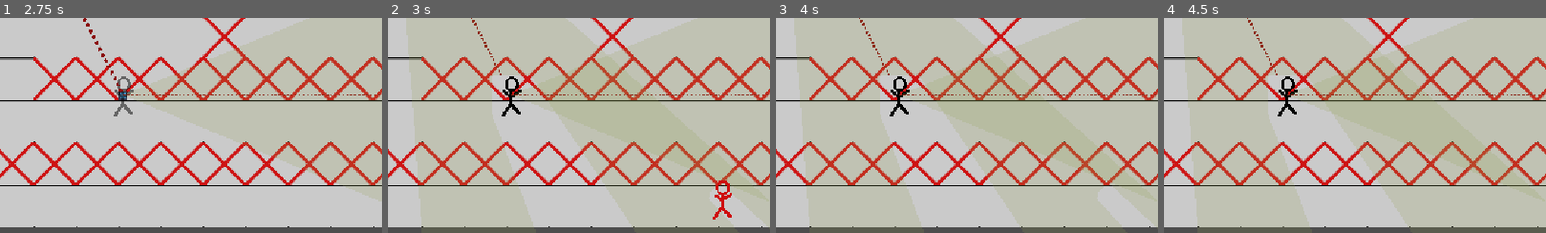
Above: before the commit, frames 1-4 (left to right).
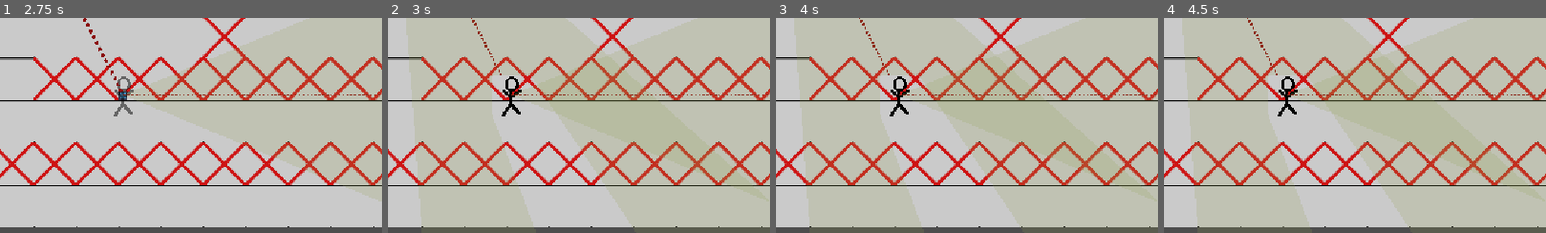
Above: after the commit, the same moments.

Repository: NevenIlincic/Tactical_Move
Game: Godot game, scene res://Scenes/Test_Scene.tscn
Same seed, same stepped clock (60 frames per second), same inputs: the game is played once before the commit and once after it. The engine's default icon, where the game draws it, is replaced by a stand-in: a white triangle on a blue panel in a dark square.
Inputs (mouse positions are % of the whole screen's width and height, from its top left):
- Up to frame 1 (2.75 s): tap Enter at 0.5 s; move the mouse to (78, 95) at 0.52 s; press the mouse at (78, 95) at 0.53 s; tap W (reset_look_at_path) at 1.25 s; move the mouse to (8, 14) at 1.27 s; release the mouse at (8, 14) at 1.28 s; tap Space (move_confirm) at 1.35 s; click (8, 14) at 1.42 s; tap Q (reset_path) at 2 s; move the mouse to (23, 68) at 2.02 s; right-click (23, 68) at 2.1 s; click (23, 68) at 2.17 s
- Up to frame 2 (3 s): tap Space (move_confirm) at 2.75 s; move the mouse to (45, 70) at 2.77 s; click (45, 70) at 2.85 s
- Up to frame 3 (4 s): tap W (reset_look_at_path) at 3.5 s; move the mouse to (80, 65) at 3.52 s; tap Space (move_confirm) at 3.6 s; click (80, 65) at 3.67 s
- Up to frame 4 (4.5 s): move the mouse to (20, 35) at 4.27 s; right-click (20, 35) at 4.35 s; click (20, 35) at 4.42 s
The pictures show only the part of the screen within x 7-57%, y 50-100%; the shares and areas given below are measured in that part.

Frame 1 is identical in both runs. In frame 2, 0.3% of the frame differs, in the area x 85-98%, y 75-98%; in frame 3, less than 0.1%; in frame 4, nothing differs.

Commit message:
[FIX] Player not switch to enemy

Diff:
--- a/Resources/Player_Stats/Regular_Soldier_Stats.tres
+++ b/Resources/Player_Stats/Regular_Soldier_Stats.tres
@@ -10,7 +10,7 @@
 
 [sub_resource type="Resource" id="Resource_42oyf"]
 script = ExtResource("1_sf78t")
-base_value = 0.5
+base_value = 0.4
 metadata/_custom_type_script = "uid://bencr8mnns7ut"
 
 [sub_resource type="Resource" id="Resource_xq73l"]
--- a/Resources/Weapon_Stats/Pistol_Stats.tres
+++ b/Resources/Weapon_Stats/Pistol_Stats.tres
@@ -5,7 +5,7 @@
 
 [sub_resource type="Resource" id="Resource_mykrp"]
 script = ExtResource("1_eih0w")
-base_value = 3.0
+base_value = 10.0
 metadata/_custom_type_script = "uid://bencr8mnns7ut"
 
 [sub_resource type="Resource" id="Resource_sr62i"]
@@ -24,7 +24,7 @@
 
 [sub_resource type="Resource" id="Resource_eih0w"]
 script = ExtResource("1_eih0w")
-base_value = 3.0
+base_value = 10.0
 metadata/_custom_type_script = "uid://bencr8mnns7ut"
 
 [resource]
--- a/Scenes/Test_Scene.tscn
+++ b/Scenes/Test_Scene.tscn
@@ -87,7 +87,7 @@
 
 [node name="Player" parent="." unique_id=1108589071 instance=ExtResource("4_10mtb")]
 position = Vector2(902, 615)
-current_engagement_rule = 4
+current_engagement_rule = 2
 weapons = Array[ExtResource("6_mykrp")]([SubResource("Resource_yn6en")])
 player_stats = ExtResource("9_88mxo")
 
@@ -104,7 +104,7 @@
 player_stats = ExtResource("9_88mxo")
 
 [node name="Enemy" parent="." unique_id=1440065138 instance=ExtResource("5_svcn8")]
-position = Vector2(737, 38)
+position = Vector2(1006, 133)
 HP = 10.0
 
 [node name="Enemy2" parent="." unique_id=2099046103 instance=ExtResource("5_svcn8")]
@@ -112,5 +112,5 @@
 HP = 20.0
 
 [node name="Enemy3" parent="." unique_id=2042909401 instance=ExtResource("5_svcn8")]
-position = Vector2(582, 596)
+position = Vector2(1065, 108)
 HP = 20.0
--- a/Scripts/Patterns/Strategy/Engagement_Strategy/ignore_enemy_strategy.gd
+++ b/Scripts/Patterns/Strategy/Engagement_Strategy/ignore_enemy_strategy.gd
@@ -2,4 +2,5 @@
 
 func execute(player: Player, enemy: Enemy):
 	player.enemy_to_shoot = null
+	player.follow_enemy_with_rotation = false
 	player.current_weapon.change_enemy_to_shoot(null)
--- a/Scripts/Patterns/Strategy/Engagement_Strategy/stop_shoot_following_strategy.gd
+++ b/Scripts/Patterns/Strategy/Engagement_Strategy/stop_shoot_following_strategy.gd
@@ -4,6 +4,7 @@
 	if not player.enemy_to_shoot:
 		player.enemy_to_shoot = enemy
 		player.current_weapon.change_enemy_to_shoot(enemy)
+	player.follow_enemy_with_rotation = true
 	if player.move_tween and player.move_tween.is_valid():
 		player.move_tween.kill()
 	if player.rotation_tween and player.rotation_tween.is_valid():
--- a/Scripts/Patterns/Strategy/Engagement_Strategy/stop_shoot_passing_strategy.gd
+++ b/Scripts/Patterns/Strategy/Engagement_Strategy/stop_shoot_passing_strategy.gd
@@ -4,6 +4,7 @@
 	if not player.enemy_to_shoot:
 		player.enemy_to_shoot = enemy
 		player.current_weapon.change_enemy_to_shoot(enemy)
+	player.follow_enemy_with_rotation = false
 	if player.move_tween and player.move_tween.is_valid():
 		player.move_tween.kill()
 	player.is_walking = false
